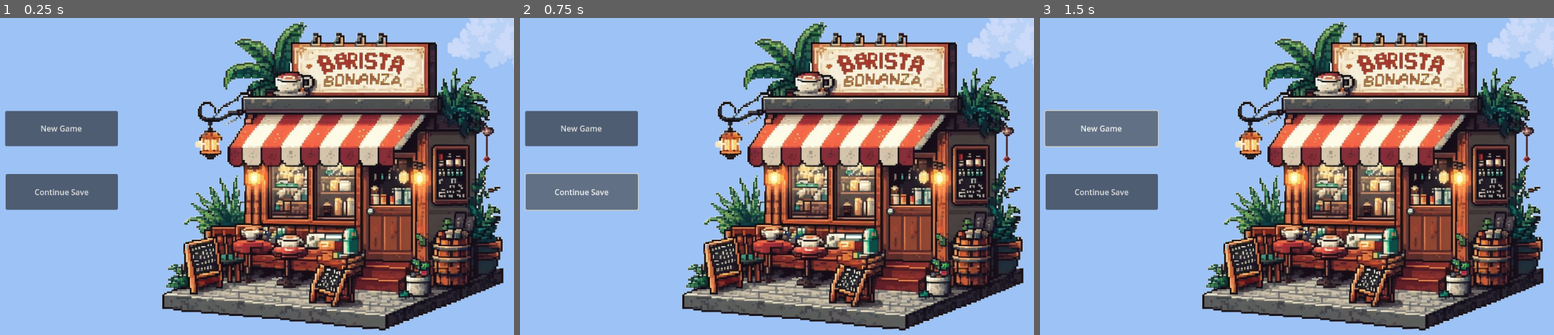
Above: before the commit, frames 1-3 (left to right).
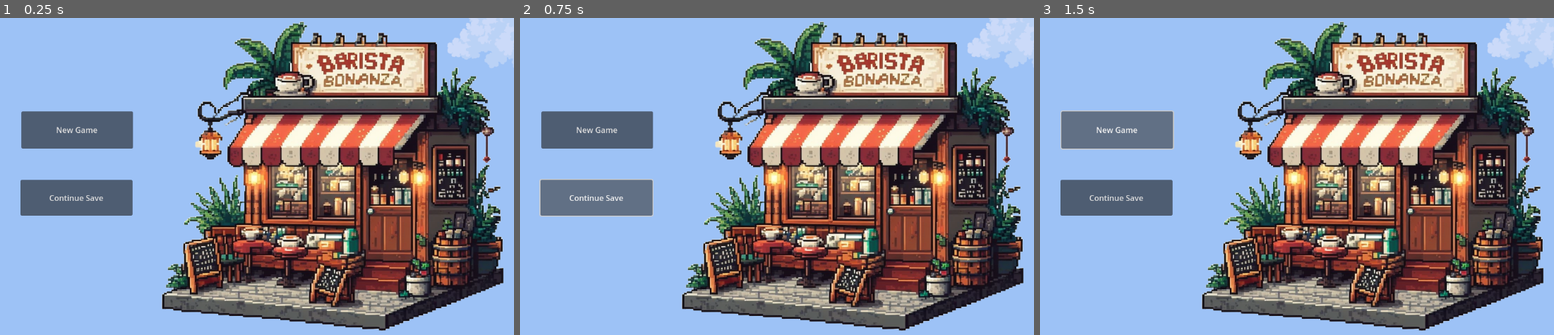
Above: after the commit, the same moments.

Repository: AngeloSaez/Barista-Bonanza
Game: Godot game, scene res://start_menu.tscn
Same seed, same stepped clock (60 frames per second), same inputs: the game is played once before the commit and once after it.
Inputs:
- Up to frame 1 (0.25 s): no input
- Up to frame 2 (0.75 s): click "Continue Save" at 0.5 s
- Up to frame 3 (1.5 s): click "New Game" at 1.25 s

The runs differ from the first frame. In frame 1, 2.7% of the frame differs, in the area x 0-26%, y 29-63%; in frame 2, 2.9%; in frame 3, 2.9%.

Commit message:
Level1 Addition

Diff:
--- /dev/null
+++ b/Barista/Button_.gd
@@ -0,0 +1,11 @@
+extends Button
+
+# Called when the node enters the scene tree for the first time.
+func _ready():
+	pass
+
+# Called every frame. 'delta' is the elapsed time since the previous frame.
+func _process(delta):
+	#get_parent_control()
+	#get_tree().change_scene_to_file("res://Level1.tscn")
+	pass
--- /dev/null
+++ b/Barista/Control_.gd
@@ -0,0 +1,15 @@
+extends Control
+
+#var simultaneous_scene = preload("res://Levels/Level1.tscn").instantiate()
+
+#func _on_button_pressed():
+	#get_tree().root.add_child(simultaneous_scene)
+
+# Called when the node enters the scene tree for the first time.
+func _ready():
+	#self.pressed.connect(_on_button_pressed)
+	pass
+
+# Called every frasme. 'delta' is the elapsed time since the previous frame.
+func _process(delta):
+	pass
--- /dev/null
+++ b/Barista/Levels/Level1.tscn
@@ -0,0 +1,30 @@
+[gd_scene load_steps=4 format=3 uid="uid://bvdcc2e4ijhf3"]
+
+[ext_resource type="Texture2D" uid="uid://b6ocm6b3lr6um" path="res://Assets/CoffeeShop/ShopCounter.jpg" id="1_i4rsj"]
+[ext_resource type="Texture2D" uid="uid://ny4a6vewb77m" path="res://Assets/PourOver/Kettle.png" id="2_vb5d8"]
+[ext_resource type="Texture2D" uid="uid://cpy5v85jni8gd" path="res://Assets/PourOver/Chemex.png" id="3_11ih4"]
+
+[node name="Level_One" type="Node2D"]
+
+[node name="TileMap" type="TileMap" parent="."]
+format = 2
+
+[node name="ParallaxBackground" type="ParallaxBackground" parent="TileMap"]
+
+[node name="ShopCounter" type="Sprite2D" parent="."]
+position = Vector2(587, 334.5)
+scale = Vector2(2.16524, 1.94587)
+texture = ExtResource("1_i4rsj")
+metadata/_edit_lock_ = true
+
+[node name="Kettle" type="Sprite2D" parent="."]
+position = Vector2(686, 315)
+scale = Vector2(0.43661, 0.409544)
+texture = ExtResource("2_vb5d8")
+metadata/_edit_lock_ = true
+
+[node name="NewChemex" type="Sprite2D" parent="."]
+position = Vector2(593, 320)
+scale = Vector2(0.166504, 0.127686)
+texture = ExtResource("3_11ih4")
+metadata/_edit_lock_ = true
--- /dev/null
+++ b/Barista/NewGame.gd
@@ -0,0 +1,13 @@
+extends Button
+
+func _on_button_pressed():
+	get_tree().change_scene_to_file("res://Level1.tscn")
+
+# Called when the node enters the scene tree for the first time.
+func _ready():
+	pass
+
+# Called every frame. 'delta' is the elapsed time since the previous frame.
+func _process(delta):
+	#get_parent_control()
+	pass
--- a/Barista/start_menu.tscn
+++ b/Barista/start_menu.tscn
@@ -1,11 +1,13 @@
-[gd_scene load_steps=6 format=3 uid="uid://gaje41tmgsw0"]
+[gd_scene load_steps=8 format=3 uid="uid://c57d477i33wfy"]
 
-[ext_resource type="Texture2D" uid="uid://co30v32vs7pla" path="res://Levels/3DCoffeeShop.png" id="1_i5t6i"]
-[ext_resource type="Texture2D" uid="uid://c1e826puusovi" path="res://Levels/DownloadedAssets/Clouds/Clouds 5/1.png" id="2_5vy8y"]
-[ext_resource type="Texture2D" uid="uid://salyiohohg76" path="res://Levels/DownloadedAssets/Clouds/Clouds 5/4.png" id="3_b4bo0"]
+[ext_resource type="Texture2D" uid="uid://co30v32vs7pla" path="res://Assets/CoffeeShop/3DCoffeeShop.png" id="1_vggss"]
+[ext_resource type="Script" path="res://Button_.gd" id="2_u41ml"]
+[ext_resource type="Texture2D" uid="uid://c1e826puusovi" path="res://Assets/DownloadedAssets/Clouds/Clouds 5/1.png" id="3_6gqmg"]
+[ext_resource type="Script" path="res://Control_.gd" id="3_uwkwn"]
+[ext_resource type="Texture2D" uid="uid://salyiohohg76" path="res://Assets/DownloadedAssets/Clouds/Clouds 5/4.png" id="4_5ri2i"]
 
 [sub_resource type="TileSetAtlasSource" id="TileSetAtlasSource_jkmd7"]
-texture = ExtResource("1_i5t6i")
+texture = ExtResource("1_vggss")
 25:3/0 = 0
 26:3/0 = 0
 27:3/0 = 0
@@ -2786,38 +2788,48 @@
 
 [node name="ParallaxBackground" type="ParallaxBackground" parent="StartMenu"]
 
-[node name="Button" type="Button" parent="StartMenu"]
-offset_left = 113.0
-offset_top = 190.0
-offset_right = 343.0
-offset_bottom = 262.0
-theme_override_colors/icon_normal_color = Color(0, 0.501961, 0, 1)
-theme_override_colors/icon_pressed_color = Color(0, 0.501961, 0, 1)
-theme_override_colors/icon_hover_color = Color(0, 0.501961, 0, 1)
-theme_override_colors/icon_hover_pressed_color = Color(0, 0.501961, 0, 1)
-theme_override_colors/icon_focus_color = Color(0, 0.501961, 0, 1)
-theme_override_colors/icon_disabled_color = Color(0, 0.501961, 0, 1)
+[node name="Control" type="Control" parent="StartMenu"]
+layout_mode = 3
+anchors_preset = 0
+offset_left = 30.0
+offset_top = 12.0
+offset_right = 485.0
+offset_bottom = 555.0
+script = ExtResource("3_uwkwn")
+
+[node name="NewGame" type="Button" parent="StartMenu/Control"]
+layout_mode = 0
+offset_left = 116.0
+offset_top = 179.0
+offset_right = 344.0
+offset_bottom = 255.0
+focus_neighbor_bottom = NodePath("../ContinueSave")
 text = "New Game"
+metadata/_edit_lock_ = true
 
-[node name="Button2" type="Button" parent="StartMenu"]
+[node name="ContinueSave" type="Button" parent="StartMenu/Control"]
+layout_mode = 0
 offset_left = 114.0
 offset_top = 319.0
 offset_right = 343.0
 offset_bottom = 392.0
+focus_neighbor_top = NodePath("../NewGame")
 text = "Continue Save"
+script = ExtResource("2_u41ml")
+metadata/_edit_lock_ = true
 
 [node name="1" type="Sprite2D" parent="."]
 show_behind_parent = true
 position = Vector2(587, 337)
 scale = Vector2(2.125, 2.22222)
-texture = ExtResource("2_5vy8y")
+texture = ExtResource("3_6gqmg")
 metadata/_edit_lock_ = true
 metadata/_edit_group_ = true
 
 [node name="3dCoffeeShop" type="Sprite2D" parent="."]
 position = Vector2(779, 319)
 scale = Vector2(0.716797, 0.678711)
-texture = ExtResource("1_i5t6i")
+texture = ExtResource("1_vggss")
 metadata/_edit_lock_ = true
 metadata/_edit_group_ = true
 
@@ -2826,6 +2838,6 @@
 position = Vector2(1049, -135)
 rotation = -8.49277
 scale = Vector2(0.97914, 1)
-texture = ExtResource("3_b4bo0")
+texture = ExtResource("4_5ri2i")
 metadata/_edit_group_ = true
 metadata/_edit_lock_ = true
--- a/Barista/world.tscn
+++ /dev/null
@@ -1,5 +0,0 @@
-[gd_scene format=3 uid="uid://b5ktwp0j0n4v5"]
-
-[node name="World" type="Node2D"]
-
-[node name="Player" type="Node2D" parent="."]
Renamed: Barista/Levels/3DCoffeeShop.png -> Barista/Assets/CoffeeShop/3DCoffeeShop.png
Not shown, added: Barista/Assets/CoffeeShop/3DCoffeeShop.png.import
Binary file added: Barista/Assets/CoffeeShop/ShopCounter.jpg
Not shown, added: Barista/Assets/CoffeeShop/ShopCounter.jpg.import
Renamed: Barista/Levels/DownloadedAssets/Clouds/Clouds 1/1.png -> Barista/Assets/DownloadedAssets/Clouds/Clouds 1/1.png
Not shown, added: Barista/Assets/DownloadedAssets/Clouds/Clouds 1/1.png.import
Renamed: Barista/Levels/DownloadedAssets/Clouds/Clouds 1/2.png -> Barista/Assets/DownloadedAssets/Clouds/Clouds 1/2.png
Not shown, added: Barista/Assets/DownloadedAssets/Clouds/Clouds 1/2.png.import
Renamed: Barista/Levels/DownloadedAssets/Clouds/Clouds 1/3.png -> Barista/Assets/DownloadedAssets/Clouds/Clouds 1/3.png
Not shown, added: Barista/Assets/DownloadedAssets/Clouds/Clouds 1/3.png.import
Renamed: Barista/Levels/DownloadedAssets/Clouds/Clouds 1/4.png -> Barista/Assets/DownloadedAssets/Clouds/Clouds 1/4.png
Not shown, added: Barista/Assets/DownloadedAssets/Clouds/Clouds 1/4.png.import
(and 133 more such lines)
